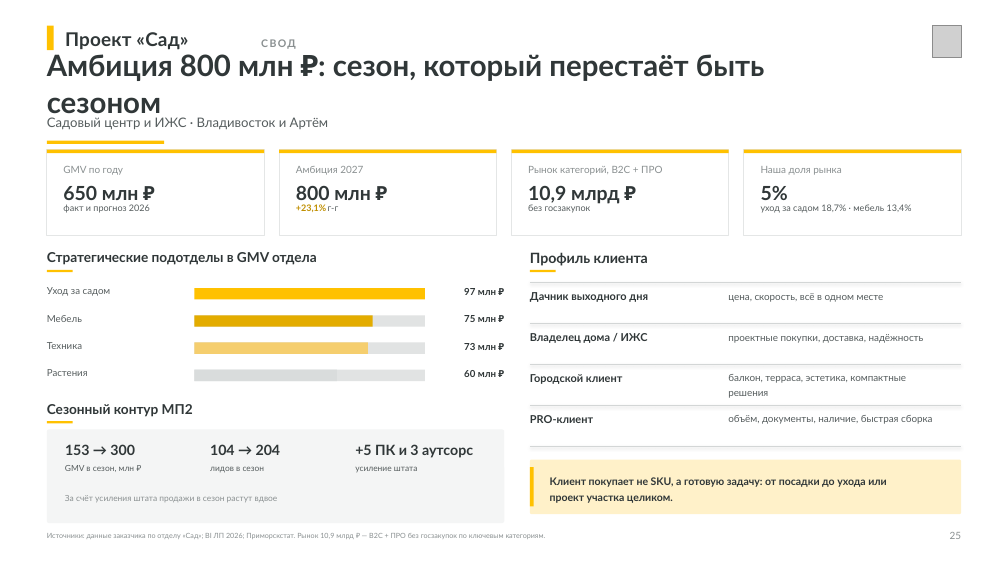
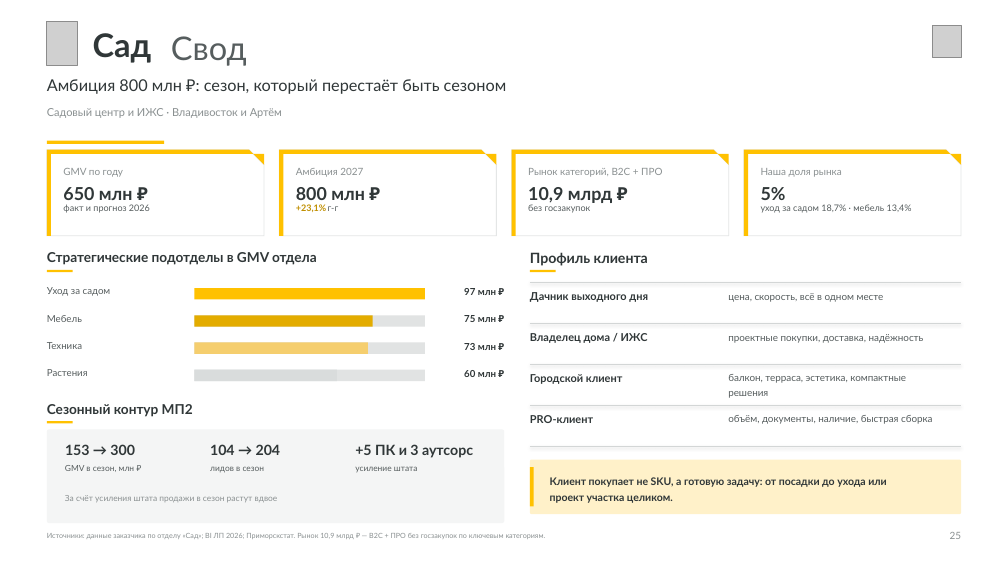
Before and after one commit to dmitrypalych44-ai/power-point, a slide deck: slide 25 of deliverables/Лемана_ПРО_Стратегия_Владивосток_2027.pptx. Drawn at 1008x567 pixels with LibreOffice and Linux fonts; fonts in the diff are those of the drawing; grey boxes stand for pictures. Boxes give left, top, right and bottom in pixels: in the first picture for what was removed or moved away, otherwise in the second. Text is boxed around its words. In the diff, an @@ line names an element or a change of style, - is before the commit and + after.

```diff
--- a/deliverables/Лемана_ПРО_Стратегия_Владивосток_2027.pptx
+++ b/deliverables/Лемана_ПРО_Стратегия_Владивосток_2027.pptx
@@ rectangle removed at (47, 26, 54, 51) @@
@@ picture added at (47, 21, 77, 65) @@
@@ text at (93, 33, 152, 63): text changed; size 18 to 31 pt @@
-Проект «Сад»
+Сад
@@ text at (171, 36, 247, 66): text changed; size 10 to 31 pt; text colour #8A9091 to #565D5E; bold off @@
-СВОД
+Свод
@@ text at (47, 79, 507, 94): text changed; size 28 to 15.5 pt; bold off @@
-Амбиция 800 млн ₽: сезон, который перестаёт быть
-сезоном
+Амбиция 800 млн ₽: сезон, который перестаёт быть сезоном
@@ text "Садовый центр и ИЖС · ...": place and size @@
-text "Садовый центр и ИЖС · ..." at (47, 117, 329, 130)
+text "Садовый центр и ИЖС · ..." at (47, 108, 282, 118)
@@ text "Садовый центр и ИЖС · ..." at (47, 108, 282, 118): size 12.5 to 10.5 pt, text colour #565D5E to #8A9091; line spacing 1.2 to 1.16 @@
@@ rectangle removed at (47, 150, 264, 236) @@
@@ rectangle removed at (47, 150, 264, 153) @@
@@ freeform shape added at (47, 150, 264, 236), fill #FFFFFF, outline #E4E6E6 0.75 pt @@
@@ freeform shape added at (47, 150, 264, 165), fill #FFC100 @@
@@ rectangle added at (47, 154, 51, 236), fill #FFC100 @@
@@ rectangle removed at (279, 150, 496, 236) @@
@@ rectangle removed at (279, 150, 496, 153) @@
@@ freeform shape added at (279, 150, 496, 236), fill #FFFFFF, outline #E4E6E6 0.75 pt @@
@@ freeform shape added at (279, 150, 496, 165), fill #FFC100 @@
@@ rectangle added at (279, 154, 284, 236), fill #FFC100 @@
@@ rectangle removed at (512, 150, 729, 236) @@
@@ rectangle removed at (512, 150, 729, 153) @@
@@ freeform shape added at (512, 150, 729, 236), fill #FFFFFF, outline #E4E6E6 0.75 pt @@
@@ freeform shape added at (512, 150, 729, 165), fill #FFC100 @@
@@ rectangle added at (512, 154, 516, 236), fill #FFC100 @@
@@ rectangle removed at (744, 150, 961, 236) @@
@@ rectangle removed at (744, 150, 961, 153) @@
@@ freeform shape added at (744, 150, 961, 236), fill #FFFFFF, outline #E4E6E6 0.75 pt @@
@@ freeform shape added at (744, 150, 961, 165), fill #FFC100 @@
@@ rectangle added at (744, 154, 749, 236), fill #FFC100 @@
@@ size 18.5 to 17 pt in 4 elements at (63, 187, 133, 200), (296, 187, 365, 200), (528, 187, 613, 203), (761, 187, 786, 200) @@
```
Also in this commit, not shown: 33 other slides changed, 35 other files.
